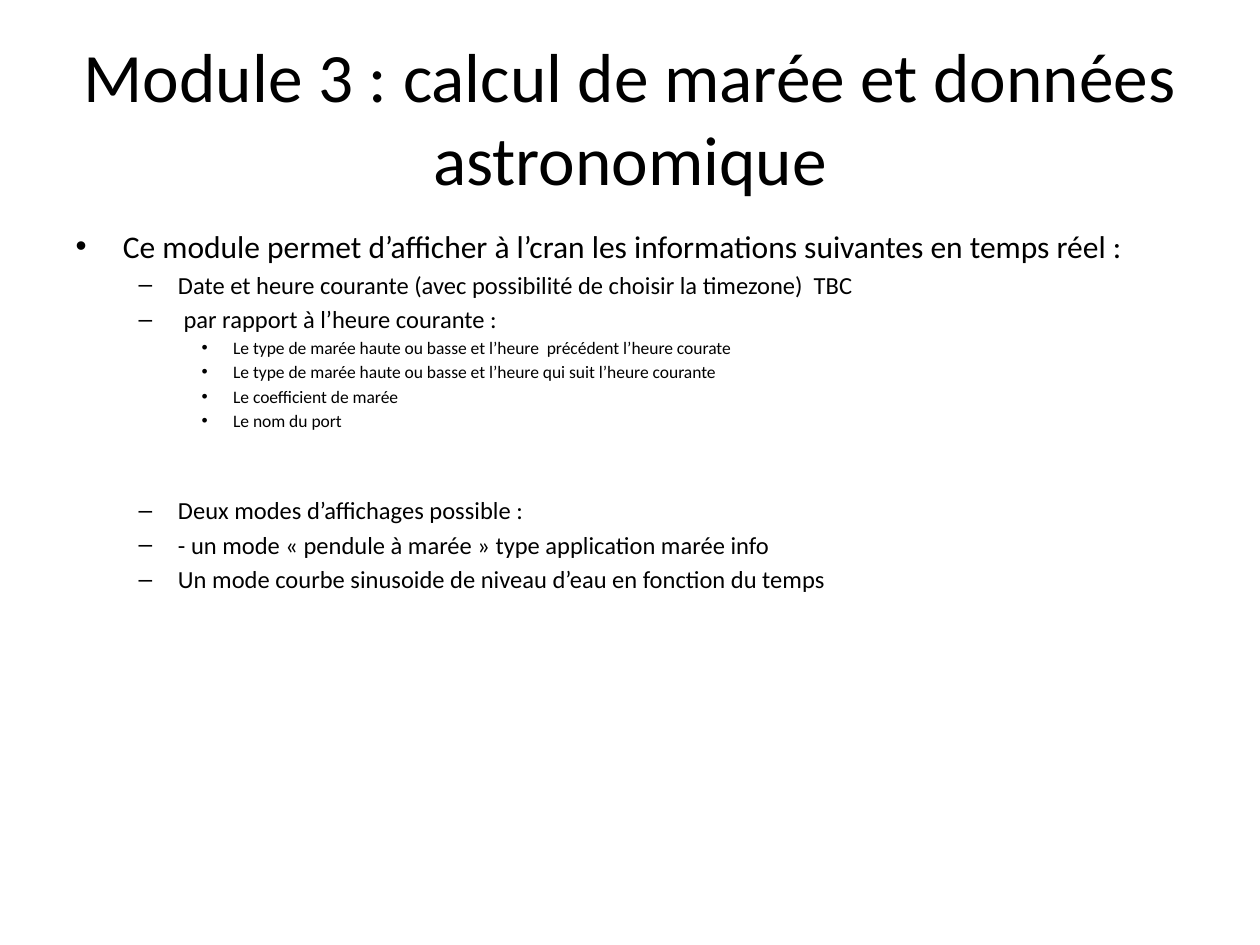
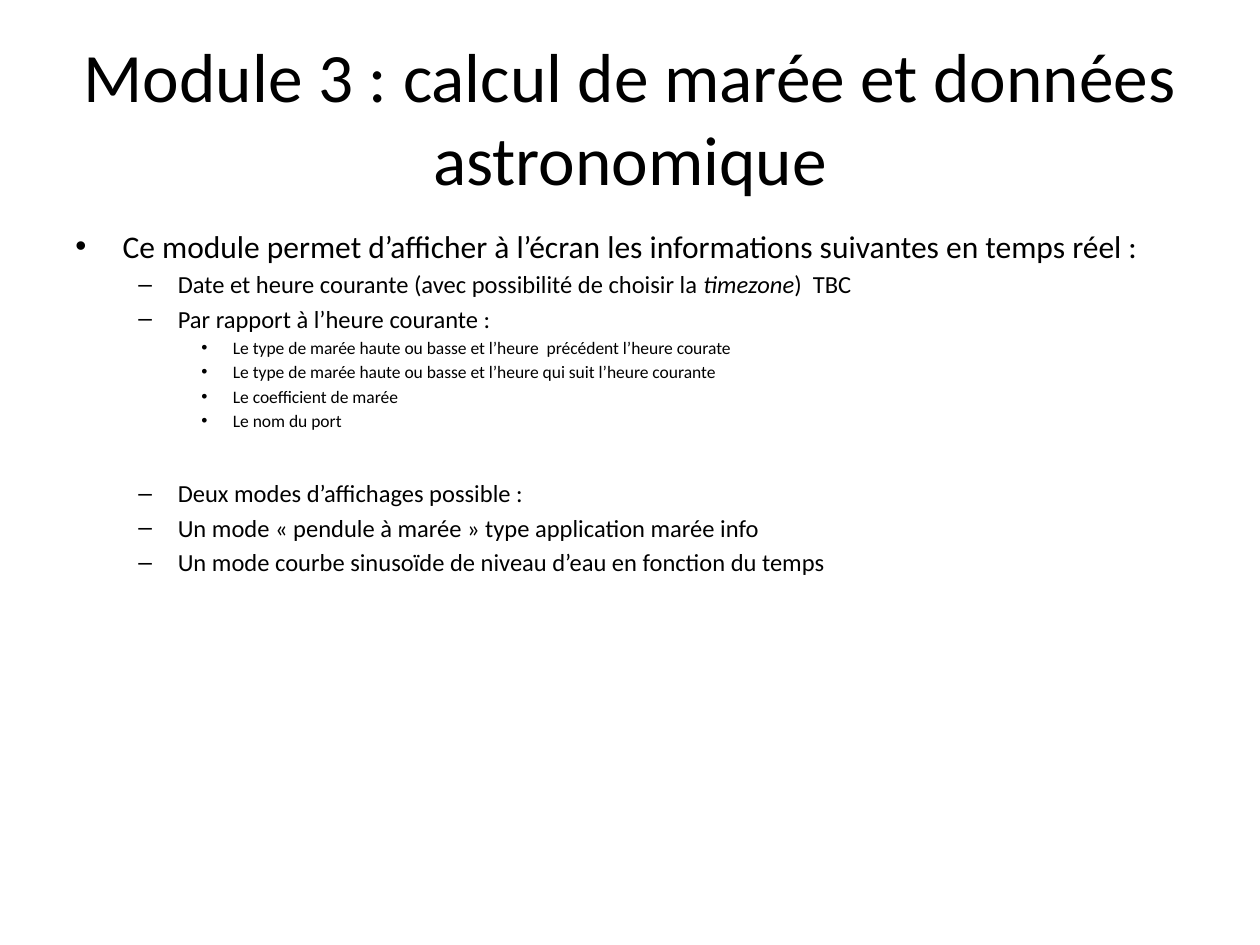
Before and after one commit to ADX-S17/BlindSailor, a slide deck: slide 13 of BlindSailor_Specification.pptx (slide 12 before the commit). Drawn at 1260x945 pixels with LibreOffice and Linux fonts; fonts in the diff are those of the drawing. Boxes give left, top, right and bottom in pixels: in the first picture for what was removed or moved away, otherwise in the second. Text is boxed around its words. In the diff, an @@ line names an element or a change of style, - is before the commit and + after.

```diff
--- a/BlindSailor_Specification.pptx
+++ b/BlindSailor_Specification.pptx
@@ text at (x1=123, y1=236, x2=1121, y2=263): text changed @@
-• Ce module permet d’afficher à l’cran les informations suivantes en temps réel :
+• Ce module permet d’afficher à l’écran les informations suivantes en temps réel :
@@ text at (x1=178, y1=275, x2=851, y2=507): italic on in "timezone)" @@
@@ text at (x1=178, y1=311, x2=479, y2=332): text changed @@
-  – par rapport à l’heure courante :
+  – Par rapport à l’heure courante :
@@ text at (x1=178, y1=520, x2=824, y2=575): text changed @@
-  – - un mode « pendule à marée » type application marée info
-  – Un mode courbe sinusoide de niveau d’eau en fonction du temps
+  – Un mode « pendule à marée » type application marée info
+  – Un mode courbe sinusoïde de niveau d’eau en fonction du temps
```
Also in this commit, not shown: 14 other slides changed, 1 slide added.
